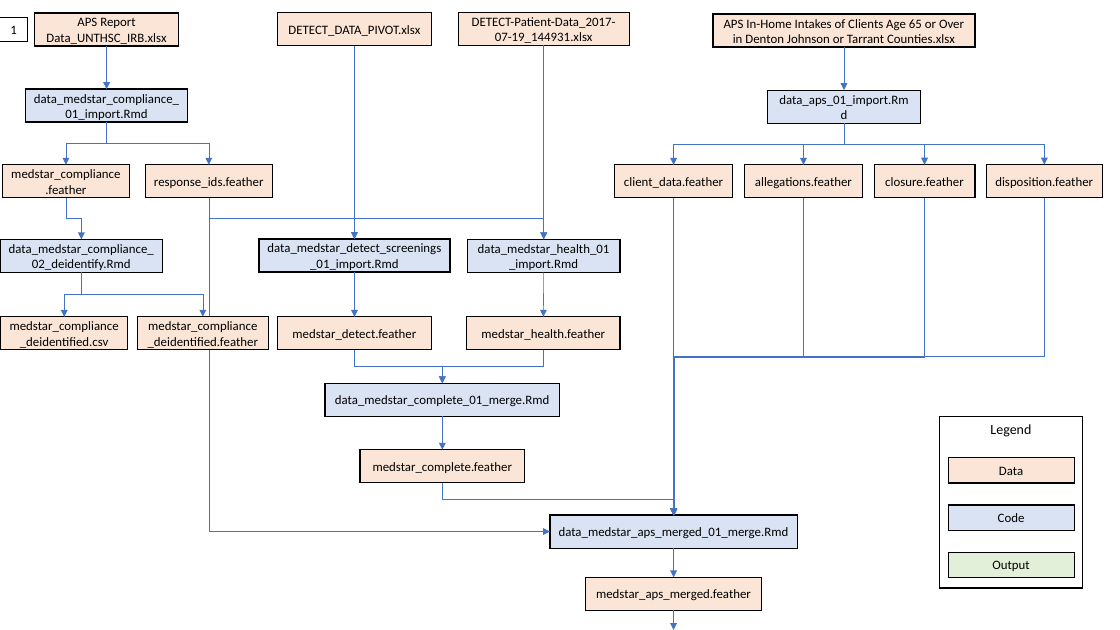
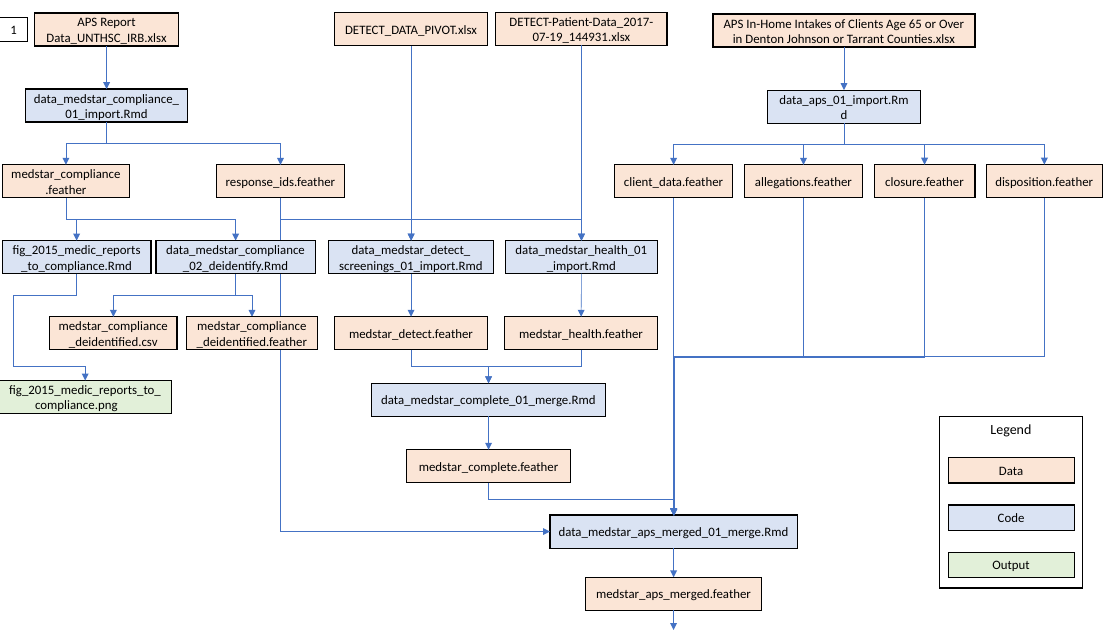
Before and after one commit to brad-cannell/detect_pilot_test_5w, a slide deck: slide 1 of images/project_file_flow_diagram.pptx. Drawn at 1120x630 pixels with LibreOffice and Linux fonts; fonts in the diff are those of the drawing. Boxes give left, top, right and bottom in pixels: in the first picture for what was removed or moved away, otherwise in the second. Text is boxed around its words. In the diff, an @@ line names an element or a change of style, - is before the commit and + after.

Commit message:
Moved two figure files
I had fig_2015_medic_reports_to_compliance.Rmd and fig_responses_screenings_validation_line_graph.Rmd coming out of detect_5wk, but they don't. They both require datasets with identifiers. Updated the flow chart accordingly.

```diff
--- a/images/project_file_flow_diagram.pptx
+++ b/images/project_file_flow_diagram.pptx
@@ arrow moved from (544, 45) - (544, 239) to (581, 45) - (581, 240) @@
@@ elbow arrow moved from (107, 122) - (209, 165) to (107, 122) - (281, 165) @@
@@ rectangle "response_ids.feather": place and size @@
-rectangle "response_ids.feather" at (145, 165, 273, 197)
+rectangle "response_ids.feather" at (217, 165, 344, 197)
@@ elbow arrow moved from (66, 198) - (82, 239) to (66, 198) - (235, 240) @@
@@ elbow arrow added from (66, 198) to (76, 240), #4472C4 0.5 pt @@
@@ elbow arrow moved from (209, 198) - (550, 532) to (281, 198) - (550, 532) @@
@@ elbow arrow moved from (209, 198) - (544, 239) to (281, 198) - (581, 240) @@
@@ elbow arrow moved from (209, 198) - (355, 239) to (281, 198) - (411, 240) @@
@@ rectangle added at (3, 240, 151, 273), fill #DAE3F3, outline #000000 1 pt, 11 pt, text #000000 @@
+fig_2015_medic_reports_to_compliance.Rmd
@@ rectangle "data_medstar_compliance_02_deidentify.Rmd": place and size @@
-rectangle "data_medstar_compliance_02_deidentify.Rmd" at (0, 239, 162, 272)
+rectangle "data_medstar_compliance_02_deidentify.Rmd" at (156, 240, 315, 273)
@@ rectangle "data_medstar_detect_": place and size @@
-rectangle "data_medstar_detect_" at (259, 239, 450, 271)
+rectangle "data_medstar_detect_" at (329, 240, 493, 273)
@@ text in rectangle at (339, 245, 595, 406): text changed @@
-data_medstar_detect_screenings_01_import.Rmd
+data_medstar_detect_
+screenings_01_import.Rmd
@@ 3 rectangles: place and size @@
-3 rectangles at (458, 12, 629, 350)
+3 rectangles at (496, 12, 667, 350)
@@ elbow line added from (76, 274) to (13, 366), #4472C4 0.5 pt @@
@@ elbow arrow moved from (82, 272) - (64, 317) to (235, 274) - (113, 317) @@
@@ elbow arrow moved from (82, 272) - (203, 317) to (235, 274) - (252, 317) @@
@@ 2 rectangles, 2 arrows: place and size @@
-2 rectangles, 2 arrows at (278, 13, 432, 350)
+2 rectangles, 2 arrows at (334, 13, 488, 350)
@@ arrow moved from (544, 272) - (544, 317) to (581, 274) - (581, 317) @@
@@ rectangle "medstar_compliance_deidentified.csv": place and size @@
-rectangle "medstar_compliance_deidentified.csv" at (1, 317, 129, 350)
+rectangle "medstar_compliance_deidentified.csv" at (50, 317, 177, 350)
@@ rectangle "medstar_compliance_deidentified.feather": place and size @@
-rectangle "medstar_compliance_deidentified.feather" at (138, 317, 269, 350)
+rectangle "medstar_compliance_deidentified.feather" at (187, 317, 318, 350)
@@ elbow arrow moved from (355, 350) - (443, 383) to (411, 350) - (489, 383) @@
@@ elbow arrow moved from (544, 350) - (443, 383) to (581, 350) - (489, 383) @@
@@ rectangle added at (0, 381, 172, 413), fill #E2F0D9, outline #000000 1 pt, 11 pt, text #000000 @@
+fig_2015_medic_reports_to_compliance.png
@@ elbow arrow added from (13, 366) to (85, 381), #4472C4 0.5 pt @@
@@ 2 rectangles, 1 arrow: place and size @@
-2 rectangles, 1 arrow at (325, 383, 560, 482)
+2 rectangles, 1 arrow at (371, 383, 606, 482)
@@ elbow arrow moved from (443, 483) - (674, 515) to (489, 483) - (674, 515) @@
```
Also in this commit, not shown: 1 other slide changed.
